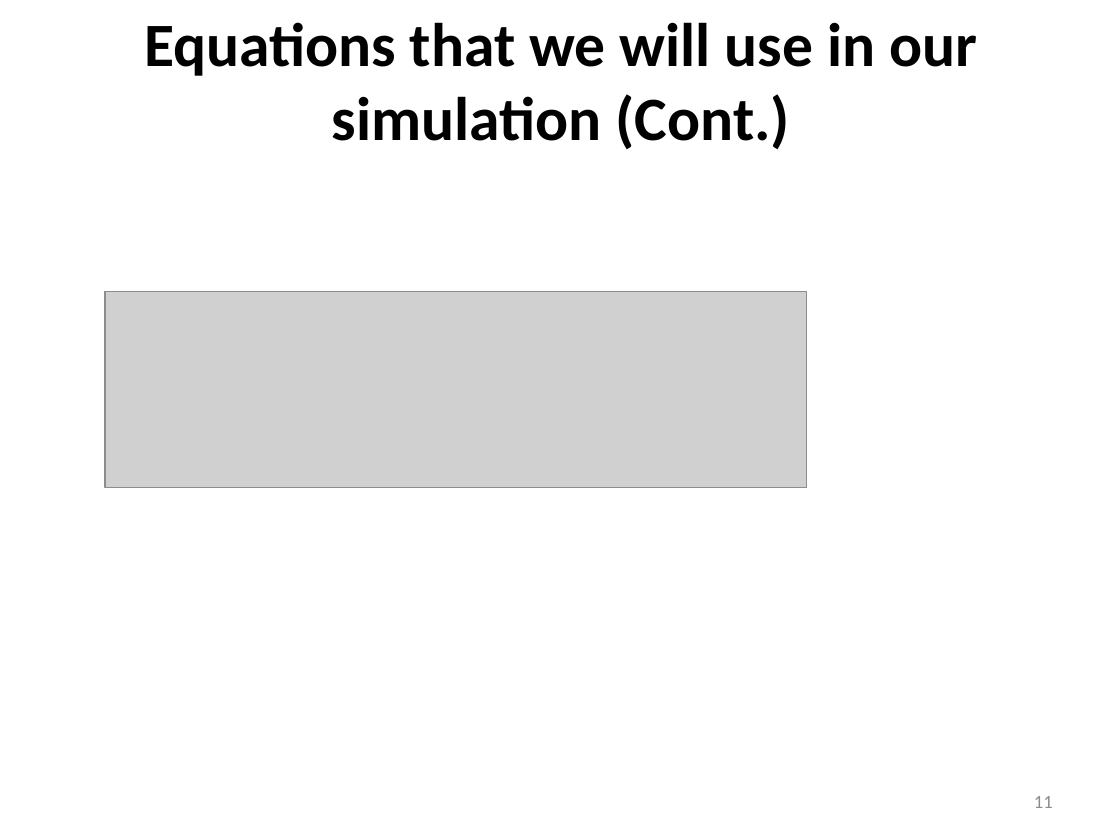
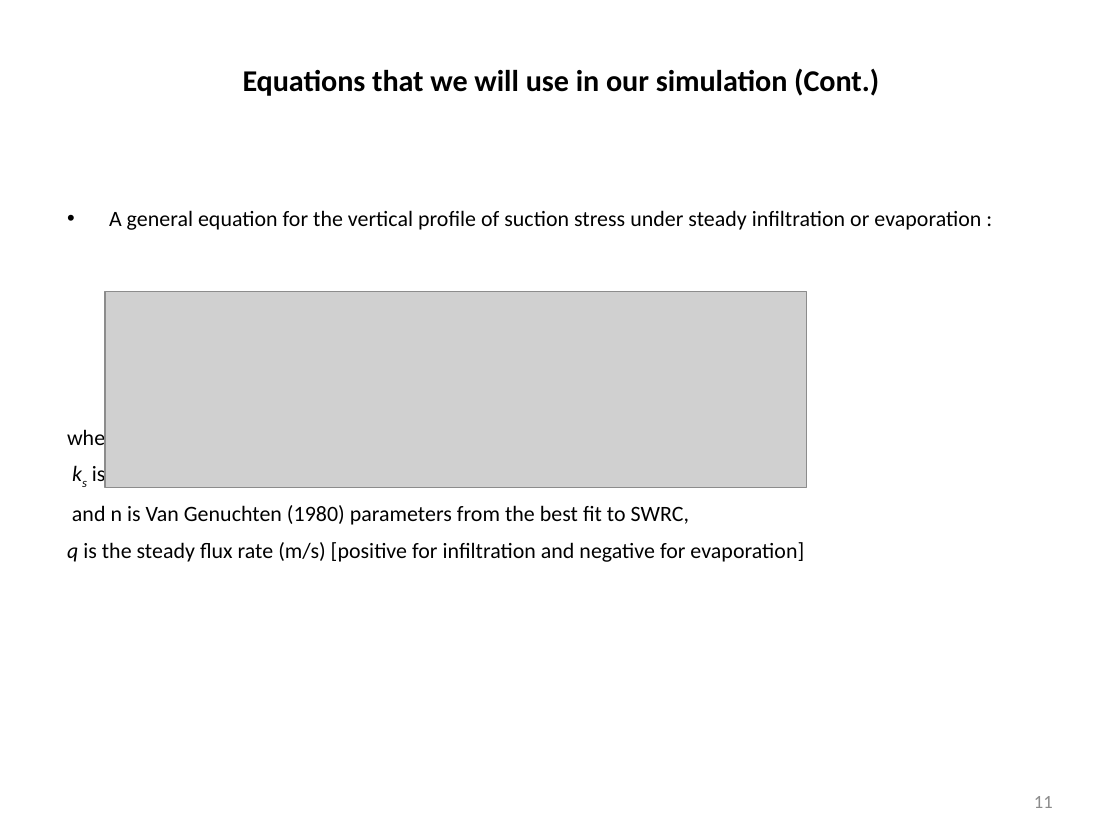
Before and after one commit to itstheholyginger/WSU-suction-based-LISA, a slide deck: slide 11 of LISA.pptx. Drawn at 1120x840 pixels with LibreOffice and Linux fonts; fonts in the diff are those of the drawing; grey boxes stand for pictures. Boxes give left, top, right and bottom in pixels: in the first picture for what was removed or moved away, otherwise in the second. Text is boxed around its words. In the diff, an @@ line names an element or a change of style, - is before the commit and + after.

```diff
--- a/LISA.pptx
+++ b/LISA.pptx
@@ text "Equations that we will use ..." at bbox=[243, 69, 879, 96]: size 39.6 to 19.4 pt @@
@@ text added at bbox=[67, 210, 981, 562], 14.2 pt, text #000000 @@
+• A general equation for the vertical profile of suction stress under steady infiltration or evaporation :
+where,
+ks is the saturated hydraulic conductivity (m/s)
+and n is Van Genuchten (1980) parameters from the best fit to SWRC,
+q is the steady flux rate (m/s) [positive for infiltration and negative for evaporation]
```
Also in this commit, not shown: 14 other slides changed, 21 other files.
